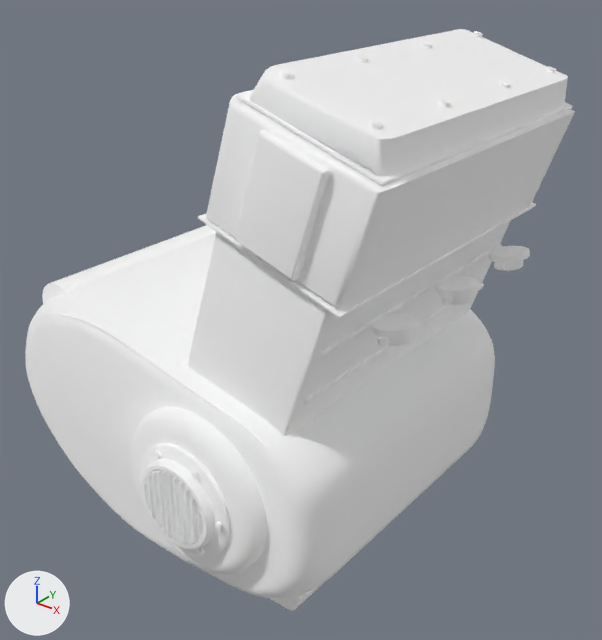
The glTF model Data/BikesV2/kits/hartwell_chopper__b_covers_finned_gold.glb: old version first, new version second.
Before and after are seen from a 50 mm lens placed at (1.335, -0.684, 0.911), pointed at (0.782, 0.006, 0.482). The axes (+X, +Y, +Z) are drawn at lower left. The lights are the same throughout. The older version comes first. Vertices at exactly the same position are counted once.

The first picture shows 'hartwell_chopper__b_covers_finned_gold'.
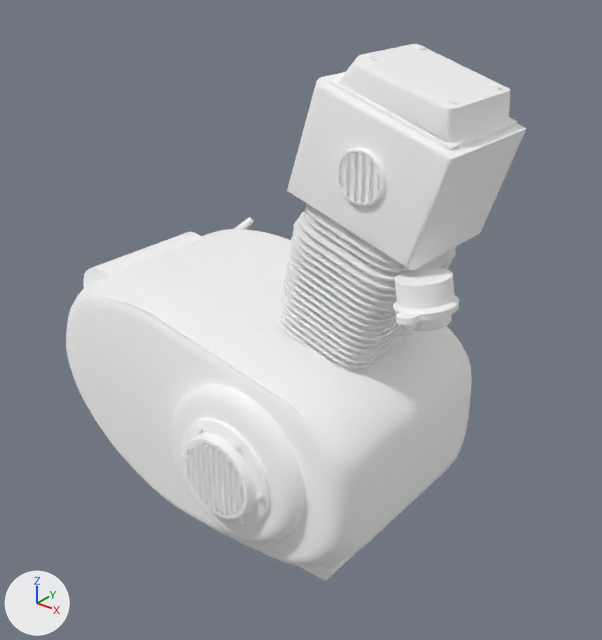
Location of each change, [x1, y1, x2, y2] in pixels of the pictures (602 x 640 px):
'hartwell_chopper__b_covers_finned_gold', reshaped (16% narrower, 8% shorter): before [25, 29, 575, 611]; after [66, 44, 527, 580]
part 1 of me_mesh_0, rebuilt (14% narrower, 7% shorter): before [25, 233, 495, 598]; after [66, 229, 472, 567]
part 2 of me_mesh_0, rebuilt: before [237, 91, 573, 186]; after [329, 77, 517, 150]
part 3 of me_mesh_0, rebuilt (mostly hidden): before [288, 586, 319, 605]; after [320, 555, 352, 574]
part 4 of me_mesh_0, rebuilt (31% narrower, 29% shorter): before [42, 225, 216, 304]; after [83, 232, 202, 288]
part 5 of me_mesh_0, rebuilt (46% narrower, 32% shorter): before [249, 29, 568, 176]; after [339, 44, 510, 143]
part 6 of me_mesh_0, rebuilt (45% narrower, 22% shorter): before [187, 221, 510, 436]; after [279, 203, 456, 370]
part 7 of me_mesh_0, rebuilt: before [206, 90, 575, 311]; after [287, 72, 527, 270]
part 8 of me_mesh_0, rebuilt (mostly hidden): before [270, 583, 323, 611]; after [299, 551, 358, 580]
part 9 of me_mesh_0, deleted: before [138, 31, 556, 606]
part 10 of me_mesh_0, cut back: before [35, 202, 536, 574]; after [80, 45, 502, 575]

Diff of the bpy script that builds the scene:
```diff
--- a/Data/BikesV2/kits/hartwell_chopper__b_covers_finned_gold.glb.py
+++ b/Data/BikesV2/kits/hartwell_chopper__b_covers_finned_gold.glb.py
@@ me_mesh_0 @@
-me_mesh_0.from_pydata(...)  # 5716 vertices, 10830 faces; spans x 0.495..1.012, y -0.239..0.24, z 0.215..0.802
+me_mesh_0.from_pydata(...)  # 7467 vertices, 14068 faces; spans x 0.495..1.014, y -0.179..0.18, z 0.215..0.799
+# me_mesh_0 part 1: the loose piece of 648 vertices spanning x 0.495..0.96, y -0.2..0.2, z 0.235..0.532 is rebuilt with 648 vertices and now spans x 0.495..0.96, y -0.14..0.14, z 0.235..0.532
+# me_mesh_0 part 2: the loose piece of 96 vertices spanning x 0.862..1.007, y -0.177..0.177, z 0.73..0.78 is rebuilt with 96 vertices and now spans x 0.869..0.999, y -0.063..0.063, z 0.733..0.777
+# me_mesh_0 part 3: the loose piece of 96 vertices spanning x 0.61..0.915, y -0.164..0.164, z 0.249..0.254 is rebuilt with 96 vertices and now spans x 0.61..0.915, y -0.104..0.104, z 0.249..0.254, in mat_s095 (white #ffffff)
+# me_mesh_0 part 4: the loose piece of 72 vertices spanning x 0.53..0.59, y -0.17..0.126, z 0.468..0.528 is rebuilt with 72 vertices and now spans x 0.53..0.59, y -0.11..0.066, z 0.468..0.528, in mat_s023 (white #ffffff)
+# me_mesh_0 part 5: the loose piece of 48 vertices spanning x 0.864..1.004, y -0.175..0.175, z 0.731..0.802 is rebuilt with 48 vertices and now spans x 0.871..0.997, y -0.06..0.06, z 0.733..0.799, in mat_s023 (white #ffffff)
+# me_mesh_0 part 6: the loose piece of 48 vertices spanning x 0.777..0.963, y -0.18..0.18, z 0.451..0.662 is rebuilt with 1479 vertices and now spans x 0.78..0.957, y -0.075..0.075, z 0.45..0.659, in mat_s022 (white #ffffff)
+# me_mesh_0 part 7: the loose piece of 48 vertices spanning x 0.819..1.012, y -0.185..0.185, z 0.616..0.779 is rebuilt with 48 vertices and now spans x 0.823..1.008, y -0.073..0.073, z 0.617..0.777, in mat_s022 (white #ffffff)
+# me_mesh_0 part 8: the loose piece of 48 vertices spanning x 0.616..0.909, y -0.158..0.158, z 0.221..0.251 is rebuilt with 48 vertices and now spans x 0.616..0.909, y -0.098..0.098, z 0.221..0.251, in mat_s095 (white #ffffff)
+# me_mesh_0 part 9: 78 loose pieces with 2232 vertices, spanning x 0.612..1.007, y -0.239..0.24, z 0.246..0.8, are deleted
+# me_mesh_0 part 10: 1950 vertices removed from x 0.518..1.007, y -0.233..0.235, z 0.255..0.669; 4502 vertices added at x 0.518..1.014, y -0.179..0.18, z 0.246..0.798
+# other edits to the shape of me_mesh_0 do not show in these pictures
 me_mesh_0.materials.append(mat_s006)
@@ me_mesh_0 @@
 me_mesh_0.materials.append(mat_s151)
+me_mesh_0.materials.append(mat_s094)  # white #ffffff
+me_mesh_0.materials.append(mat_s095)  # white #ffffff
+me_mesh_0.materials.append(mat_s100)  # white #ffffff
+me_mesh_0.materials.append(mat_s155)  # white #ffffff
+me_mesh_0.materials.append(mat_s156)  # white #ffffff
```
